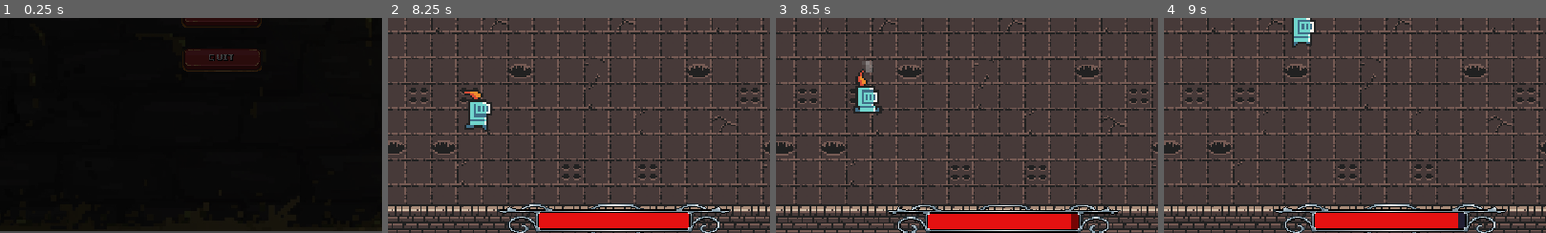
Above: before the commit, frames 1-4 (left to right).
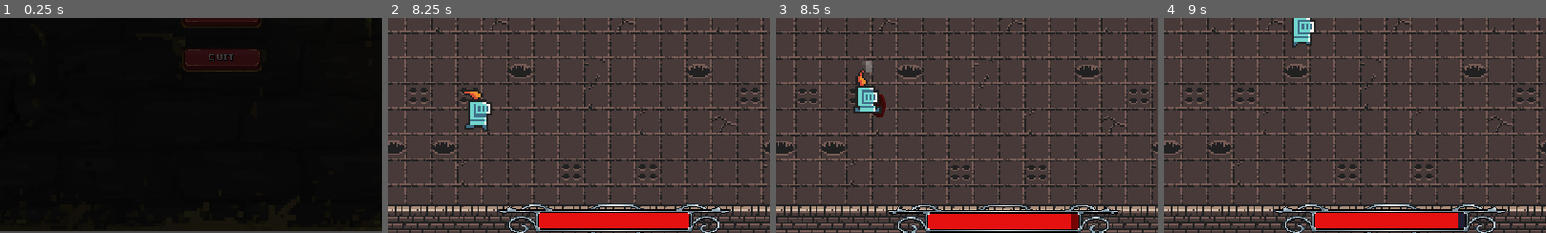
Above: after the commit, the same moments.

Repository: Thomas-Raveneau/SocialDungeons
Game: Godot game, scene res://Scenes/Menus/Main/Main.tscn
Same seed, same stepped clock (60 frames per second), same inputs: the game is played once before the commit and once after it.
Inputs (mouse positions are % of the whole screen's width and height, from its top left):
- Up to frame 1 (0.25 s): no input
- Up to frame 2 (8.25 s): click (50, 40) at 0.5 s; click (50, 40) at 1.25 s; move the mouse to (72, 45) at 2.02 s; hold D (move_right) 2.03-2.78 s; tap Shift (action_dash) at 2.1, 5.1, 8.1 s; move the mouse to (30, 55) at 2.77 s; hold S (move_down) 2.78-3.53 s; click (30, 55) at 2.85 s; move the mouse to (60, 28) at 3.52 s; hold D (move_right) 3.53-4.28 s; hold A (action_spell_02) 3.53-4.28 s; move the mouse to (92, 4) at 4.27 s; hold Z (move_up) 4.28-5.03 s; tap C (action_spêll_03) at 4.35, 7.35 s; move the mouse to (80, 65) at 5.02 s; hold Q (move_left) 5.03-6.53 s; move the mouse to (20, 35) at 5.77 s; click (20, 35) at 5.85 s; move the mouse to (55, 50) at 6.52 s; hold S (move_down) 6.53-7.28 s; hold A (action_spell_02) 6.53-7.28 s; move the mouse to (35, 25) at 7.27 s; hold D (move_right) 7.28-8.03 s; move the mouse to (72, 45) at 8.02 s; hold Z (move_up) from 8.03 s (still down)
- Up to frame 3 (8.5 s): keep holding Z (move_up)
- Up to frame 4 (9 s): move the mouse to (30, 55) at 8.77 s; release Z (move_up) at 8.78 s; hold D (move_right) from 8.78 s (still down); click (30, 55) at 8.85 s
The pictures show only the part of the screen within x 21-71%, y 50-100%; the shares and areas given below are measured in that part.

Frames 1-2 are identical in both runs. In frame 3, 0.1% of the frame differs, in the area x 25-29%, y 35-47%; in frame 4, nothing differs.

Commit message:
[Add] - particles

Diff:
--- /dev/null
+++ b/Scenes/Particles/Blood.gd
@@ -0,0 +1,5 @@
+extends Particles2D
+
+func _ready():
+	yield(get_tree().create_timer(self.lifetime), "timeout")
+	queue_free()
--- /dev/null
+++ b/Scenes/Particles/Blood.tscn
@@ -0,0 +1,46 @@
+[gd_scene load_steps=7 format=2]
+
+[ext_resource path="res://Scenes/Particles/Blood.gd" type="Script" id=1]
+
+[sub_resource type="Gradient" id=1]
+offsets = PoolRealArray( 0.11413, 0.809783, 1 )
+colors = PoolColorArray( 0.172549, 0.0431373, 0.0431373, 1, 0.862745, 0, 0, 1, 0.960784, 0.901961, 0.901961, 0 )
+
+[sub_resource type="GradientTexture" id=2]
+gradient = SubResource( 1 )
+
+[sub_resource type="Curve" id=3]
+_data = [ Vector2( 0, 1 ), 0.0, 0.0, 0, 0, Vector2( 0.772947, 0.00345623 ), 0.0, 0.0, 0, 0 ]
+
+[sub_resource type="CurveTexture" id=4]
+curve = SubResource( 3 )
+
+[sub_resource type="ParticlesMaterial" id=5]
+flag_disable_z = true
+spread = 40.0
+gravity = Vector3( 0, 0, 0 )
+initial_velocity = 100.0
+orbit_velocity = 0.0
+orbit_velocity_random = 0.0
+linear_accel = -300.0
+radial_accel = -100.0
+damping = 300.0
+scale = 3.0
+scale_curve = SubResource( 4 )
+color_ramp = SubResource( 2 )
+
+[node name="Particles2D" type="Particles2D"]
+position = Vector2( 810.145, 725.394 )
+scale = Vector2( 5, 5 )
+emitting = false
+amount = 12
+lifetime = 0.5
+one_shot = true
+explosiveness = 0.8
+randomness = 0.1
+visibility_rect = Rect2( -15, -20, 30, 30 )
+process_material = SubResource( 5 )
+script = ExtResource( 1 )
+__meta__ = {
+"_edit_group_": true
+}
--- a/Scenes/Particles/FootStep.tscn
+++ b/Scenes/Particles/FootStep.tscn
@@ -35,3 +35,6 @@
 visibility_rect = Rect2( -15, -20, 30, 30 )
 process_material = SubResource( 3 )
 script = ExtResource( 1 )
+__meta__ = {
+"_edit_group_": true
+}
--- a/Scenes/Player/Player.gd
+++ b/Scenes/Player/Player.gd
@@ -71,6 +71,7 @@
 # SCENES
 var damage_particle = preload("res://Scenes/Player/DamageParticle.tscn")
 var step_particles = preload("res://Scenes/Particles/FootStep.tscn")
+var blood_particles = preload("res://Scenes/Particles/Blood.tscn")
 var basic_attack = preload("res://Scenes/Player/Spells/BasicAttack.tscn")
 var portal_spear_attack = preload("res://Scenes/Player/Spells/PortalSpear.tscn")
 var lightning_attack = preload("res://Scenes/Player/Spells/Lightning.tscn")
@@ -101,6 +102,12 @@
 	if (!is_taking_damage):
 		velocity = move_and_slide(velocity * 100)
 	else:
+		print("ounga bounga")
+		var particles = blood_particles.instance()
+		particles.global_position = Vector2(global_position.x, global_position.y)
+		particles.emitting = true
+
+		get_parent().add_child(particles)
 		velocity = move_and_slide(knockback * 100)
 		camera.add_trauma(0.03)
 
